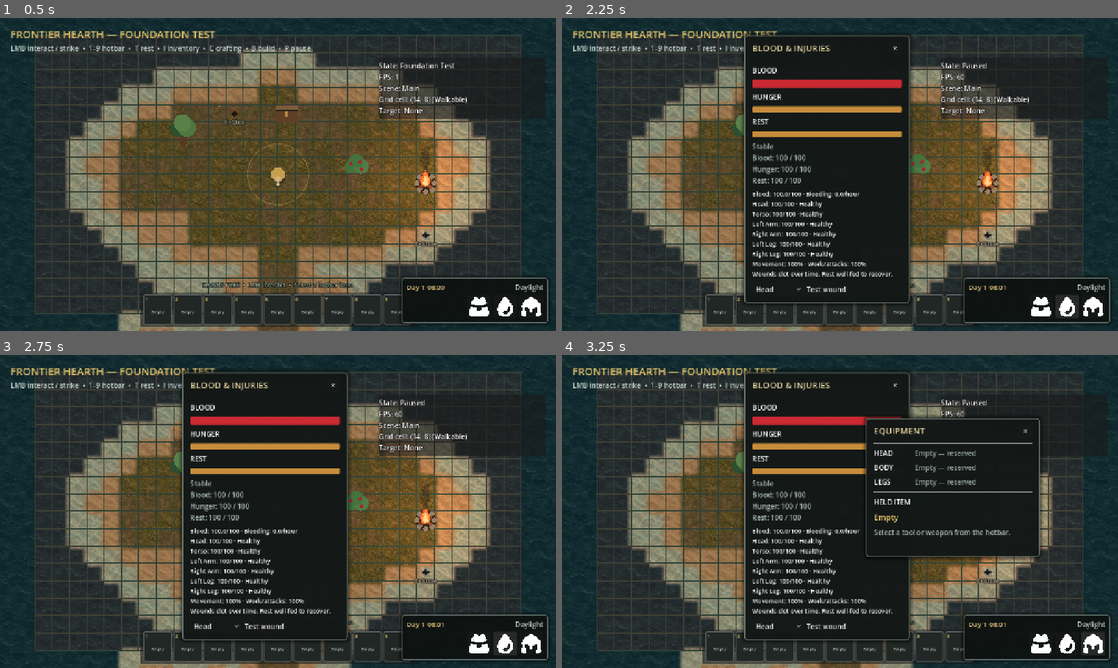
Above: before the commit, frames 1-4 (two rows, left to right).
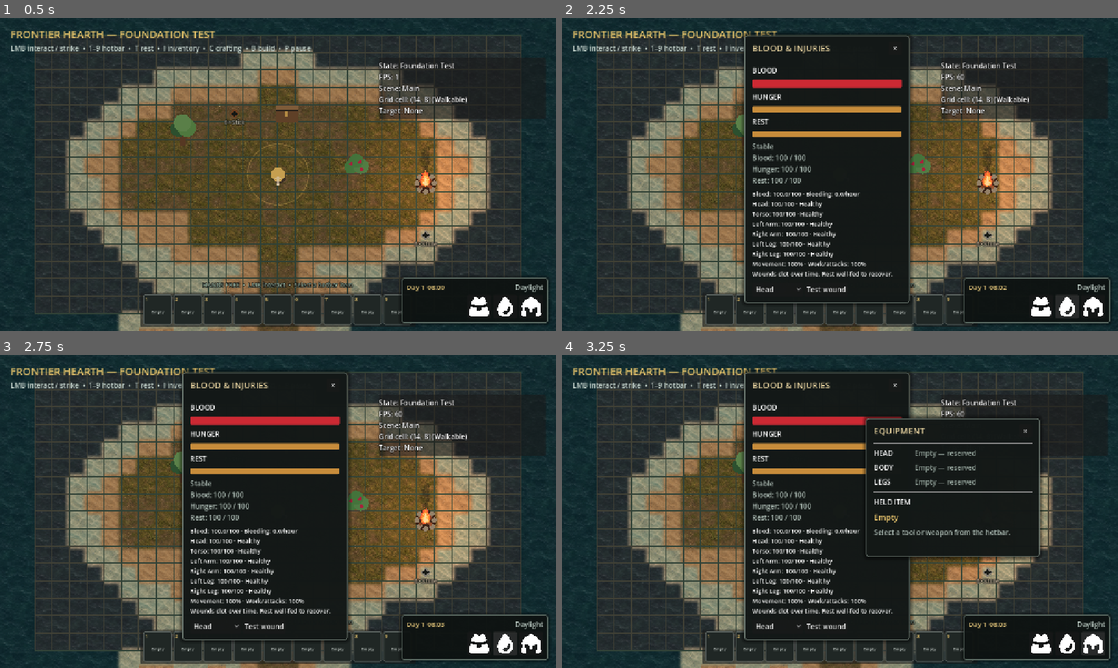
Above: after the commit, the same moments.

Repository: Chaunsy19/Top-Down-Project
Game: Godot game, scene res://scenes/main.tscn
Two runs of this game, one before a commit and one after it. Both use one fixed random seed, a clock stepped at 60 frames per second and the inputs below.
Inputs (mouse positions are in pixels of both pictures, inside the frame that each line leads up to):
- Up to frame 1 (0.5 s): no input
- Up to frame 2 (2.25 s): click (1040, 305) at 0.5 s; click "×" at 1.25 s; click (1067, 305) at 2 s
- Up to frame 3 (2.75 s): no input
- Up to frame 4 (3.25 s): click (1095, 642) at 2.75 s

Frame 1 is identical in both runs. In frame 2, 0.1% of the frame differs, in the area x 60-82%, y 14-87%; in frame 3, 0.1%; in frame 4, 0.1%.

Commit message:
Increase bleeding by ten percent and keep menus live

Diff:
--- a/scripts/combat/body_health.gd
+++ b/scripts/combat/body_health.gd
@@ -4,6 +4,7 @@
 
 signal changed()
 
+const BLOOD_LOSS_MULTIPLIER := 1.1
 const REGIONS: Array[StringName] = [&"head", &"torso", &"left_arm", &"right_arm", &"left_leg", &"right_leg"]
 @export var clotting_per_game_hour := 4.0
 @export var recovery_per_game_hour := 2.0
@@ -41,7 +42,7 @@
 		var rate: float = injury.bleeding
 		var clotting := maxf(clotting_per_game_hour, 0.0)
 		var duration := minf(hours, rate / clotting) if clotting > 0.0 else hours
-		blood = maxf(0.0, blood - rate * duration + 0.5 * clotting * duration * duration)
+		blood = maxf(0.0, blood - (rate * duration - 0.5 * clotting * duration * duration) * BLOOD_LOSS_MULTIPLIER)
 		injury.bleeding = maxf(0.0, rate - clotting * hours)
 		if can_recover and rate <= 0.0:
 			condition[region] = minf(100.0, condition[region] + maxf(recovery_per_game_hour, 0.0) * hours)
@@ -57,7 +58,7 @@
 	var total := 0.0
 	for injury in injuries.values():
 		total += float(injury.bleeding)
-	return total
+	return total * BLOOD_LOSS_MULTIPLIER
 
 
 func is_collapsed() -> bool:
@@ -82,5 +83,5 @@
 func get_region_text(region: StringName) -> String:
 	var value: float = condition[region]
 	var severity := "Healthy" if value >= 100.0 else ("Minor" if value > 70.0 else ("Moderate" if value > 35.0 else "Severe"))
-	var rate: float = injuries.get(region, {}).get("bleeding", 0.0)
+	var rate: float = injuries.get(region, {}).get("bleeding", 0.0) * BLOOD_LOSS_MULTIPLIER
 	return "%s: %.0f/100 · %s%s" % [String(region).replace("_", " ").capitalize(), value, severity, " · bleeding %.1f/h" % rate if rate > 0.0 else ""]
--- a/scripts/crafting/crafting_component.gd
+++ b/scripts/crafting/crafting_component.gd
@@ -19,9 +19,7 @@
 
 func _process(delta: float) -> void:
 	if get_tree().paused:
-		var crafting_ui := get_tree().get_first_node_in_group("crafting_ui")
-		if crafting_ui == null or not crafting_ui.is_open():
-			return
+		return
 	advance_crafting(delta)
 
 
--- a/scripts/main.gd
+++ b/scripts/main.gd
@@ -8,9 +8,6 @@
 
 func _unhandled_input(event: InputEvent) -> void:
 	if event.is_action_pressed("pause"):
-		var ui_manager := get_node_or_null("/root/UIManager")
-		if ui_manager != null and ui_manager.has_open_modal():
-			return
 		get_tree().paused = not get_tree().paused
 		GameState.set_paused(get_tree().paused)
 		get_viewport().set_input_as_handled()
--- a/scripts/ui/ui_manager.gd
+++ b/scripts/ui/ui_manager.gd
@@ -3,7 +3,6 @@
 signal modal_stack_changed(open_modal_count: int)
 
 var _modal_stack: Array[Dictionary] = []
-var _paused_by_modals := false
 
 
 func _ready() -> void:
@@ -15,7 +14,7 @@
 		get_viewport().set_input_as_handled()
 
 
-func register_modal(owner: Object, close_callback: Callable, pauses_game := true) -> void:
+func register_modal(owner: Object, close_callback: Callable) -> void:
 	if not is_instance_valid(owner) or not close_callback.is_valid():
 		push_warning("UIManager rejected an invalid modal registration.")
 		return
@@ -23,9 +22,7 @@
 	_modal_stack.append({
 		"owner": owner,
 		"close_callback": close_callback,
-		"pauses_game": pauses_game,
 	})
-	_sync_modal_pause()
 	modal_stack_changed.emit(_modal_stack.size())
 
 
@@ -36,7 +33,6 @@
 			_modal_stack.remove_at(index)
 			removed = true
 	if removed:
-		_sync_modal_pause()
 		modal_stack_changed.emit(_modal_stack.size())
 
 
@@ -46,11 +42,9 @@
 		var owner: Object = entry.owner
 		var close_callback: Callable = entry.close_callback
 		if is_instance_valid(owner) and close_callback.is_valid():
-			_sync_modal_pause()
 			modal_stack_changed.emit(_modal_stack.size())
 			close_callback.call()
 			return true
-	_sync_modal_pause()
 	modal_stack_changed.emit(0)
 	return false
 
@@ -73,25 +67,4 @@
 			_modal_stack.remove_at(index)
 			changed = true
 	if changed:
-		_sync_modal_pause()
 		modal_stack_changed.emit(_modal_stack.size())
-
-
-func _sync_modal_pause() -> void:
-	var should_pause := false
-	for entry in _modal_stack:
-		if bool(entry.get("pauses_game", true)):
-			should_pause = true
-			break
-	if should_pause and not get_tree().paused:
-		get_tree().paused = true
-		_paused_by_modals = true
-		var game_state := get_node_or_null("/root/GameState")
-		if game_state != null:
-			game_state.set_paused(true)
-	elif not should_pause and _paused_by_modals:
-		get_tree().paused = false
-		_paused_by_modals = false
-		var game_state := get_node_or_null("/root/GameState")
-		if game_state != null:
-			game_state.set_paused(false)
--- a/tests/milestone_4_test.gd
+++ b/tests/milestone_4_test.gd
@@ -120,8 +120,8 @@
 		_failures.append("Transferred stone axe was not present in player inventory.")
 
 	inventory_ui.open_container(crate, player, player_inventory, crate.inventory)
-	if not inventory_ui.is_open() or not paused:
-		_failures.append("Opening a container did not show and safely pause the inventory UI.")
+	if not inventory_ui.is_open() or paused:
+		_failures.append("Opening a container did not show the live the inventory UI.")
 	if inventory_ui.player_panel.columns != 6 or inventory_ui.container_panel.columns != 4:
 		_failures.append("Player/container slot grids do not match the intended 6/4-column layout.")
 	if not inventory_ui.player_panel.currency_footer.visible:
@@ -169,7 +169,7 @@
 	if inventory_ui.is_open():
 		_failures.append("Escape did not close the open inventory UI.")
 	if paused:
-		_failures.append("Escape did not resume the world after closing inventory.")
+		_failures.append("Escape did not keep the world running after closing inventory.")
 	if ui_manager.has_open_modal():
 		_failures.append("Closed inventory remained in the modal UI stack.")
 
--- a/tests/milestone_5_test.gd
+++ b/tests/milestone_5_test.gd
@@ -91,8 +91,8 @@
 			_failures.append("Campfire recipe did not produce the cooked meal.")
 
 	crafting_ui.open_crafting(player, no_workstation_tags, "HAND CRAFTING")
-	if not crafting_ui.is_open() or not paused or not ui_manager.has_open_modal():
-		_failures.append("Crafting UI did not open as a paused modal.")
+	if not crafting_ui.is_open() or paused or not ui_manager.has_open_modal():
+		_failures.append("Crafting UI did not open without pausing.")
 	var inventory_event := InputEventAction.new()
 	inventory_event.action = &"inventory"
 	inventory_event.pressed = true
@@ -104,10 +104,11 @@
 	pause_event.pressed = true
 	main._unhandled_input(pause_event)
 	if not paused:
-		_failures.append("Pause input resumed the world behind a modal UI.")
+		_failures.append("Explicit pause should work with a menu open.")
 	ui_manager.close_top_modal()
-	if crafting_ui.is_open() or paused or ui_manager.has_open_modal():
+	if crafting_ui.is_open() or not paused or ui_manager.has_open_modal():
 		_failures.append("Escape-modal behavior did not close crafting cleanly.")
+	main._unhandled_input(pause_event)
 	campfire.interact(player)
 	if not crafting_ui.is_open() or crafting_ui.context_label.text != "CAMPFIRE":
 		_failures.append("Interacting with the campfire did not open its crafting context.")
--- a/tests/milestone_8_health_test.gd
+++ b/tests/milestone_8_health_test.gd
@@ -13,12 +13,12 @@
 	check(body.condition[&"right_leg"] == 100.0, "Damage remains regional")
 	check(body.get_movement_multiplier() < body.get_action_multiplier(), "Leg injuries slow movement")
 	body.advance_game_minutes(60.0)
-	check(is_equal_approx(body.blood, 94.0), "Integrated bleeding loses six blood in first hour")
-	check(is_equal_approx(body.get_bleeding_rate(), 4.0), "Wound clots over game time")
+	check(is_equal_approx(body.blood, 93.4), "Integrated bleeding loses 6.6 blood in first hour")
+	check(is_equal_approx(body.get_bleeding_rate(), 4.4), "Wound clots over game time")
 	body.advance_game_minutes(60.0)
-	check(is_equal_approx(body.blood, 92.0) and body.get_bleeding_rate() == 0.0, "Clotting stops blood loss")
+	check(is_equal_approx(body.blood, 91.2) and body.get_bleeding_rate() == 0.0, "Clotting stops blood loss")
 	body.advance_game_minutes(60.0, true)
-	check(body.blood == 94.0 and body.condition[&"left_leg"] == 27.0, "Safe rest restores blood and tissue")
+	check(is_equal_approx(body.blood, 93.2) and body.condition[&"left_leg"] == 27.0, "Safe rest restores blood and tissue")
 	body.free()
 	var main: Node = load("res://scenes/main.tscn").instantiate()
 	root.add_child(main)
@@ -35,7 +35,7 @@
 	check(ui.health_panel.size.y + ui.health_panel.position.y <= 720.0, "Health panel fits viewport")
 	var before: float = player.survival_needs.body_health.blood
 	await create_timer(0.1).timeout
-	check(player.survival_needs.body_health.blood == before, "Modal pause stops bleeding")
+	check(player.survival_needs.body_health.blood < before, "Bleeding continues with the menu open")
 	ui.close_health()
 	player.take_region_damage(&"head", 100.0)
 	check(player.get_action_multiplier() > 0.0, "Region depletion alone does not kill")
--- a/tests/ui_windows_test.gd
+++ b/tests/ui_windows_test.gd
@@ -34,13 +34,13 @@
 		_assert(button != null and button.icon != null, "%s should exist and use its icon asset." % button_name)
 
 	hud.health_button.pressed.emit()
-	_assert(character_ui.is_health_open() and paused, "The health dock button should open its panel and pause safely.")
+	_assert(character_ui.is_health_open() and not paused, "The health dock button should open its panel and keep the world running.")
 	hud.equipment_button.pressed.emit()
 	_assert(character_ui.is_equipment_open() and ui_manager.get_open_modal_count() == 2, "Health and Equipment should be able to remain open independently.")
 	character_ui.close_health()
-	_assert(not character_ui.is_health_open() and character_ui.is_equipment_open() and paused, "Closing Health should leave Equipment open and retain the modal pause.")
+	_assert(not character_ui.is_health_open() and character_ui.is_equipment_open() and not paused, "Closing Health should leave Equipment open and keep the world running.")
 	ui_manager.close_top_modal()
-	_assert(not character_ui.is_equipment_open() and not paused, "Closing the final character panel should resume the world.")
+	_assert(not character_ui.is_equipment_open() and not paused, "Closing the final character panel should leave the world running.")
 
 	character_ui.open_health()
 	var health_header := character_ui.health_panel.get_node("Margin/Layout/Header") as DragHandleScript
Not shown, changed: CHANGELOG.md
Not shown, changed: README.md
